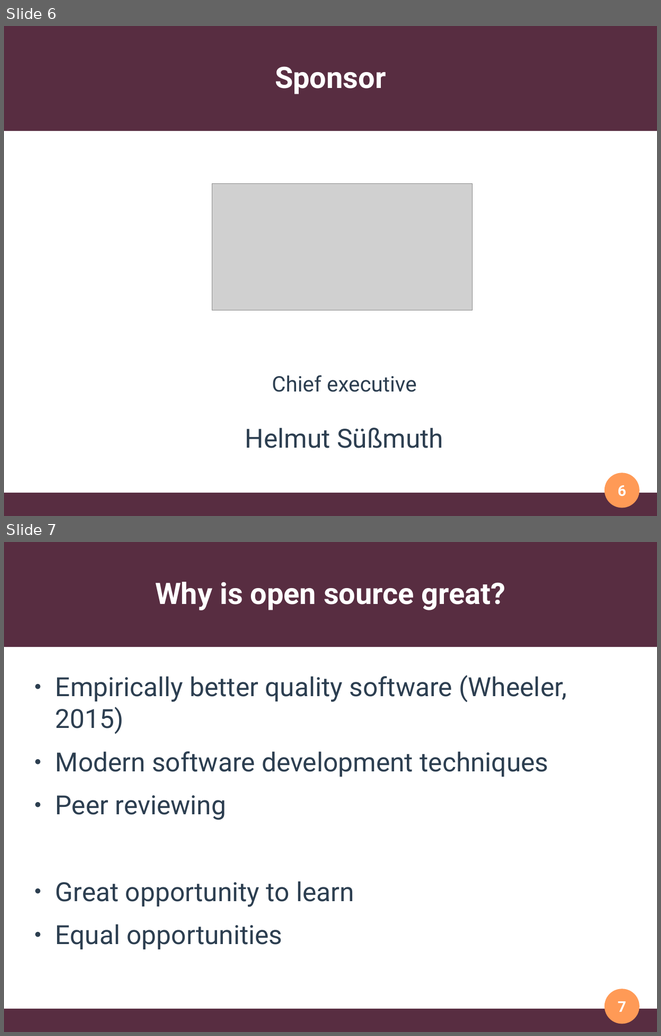
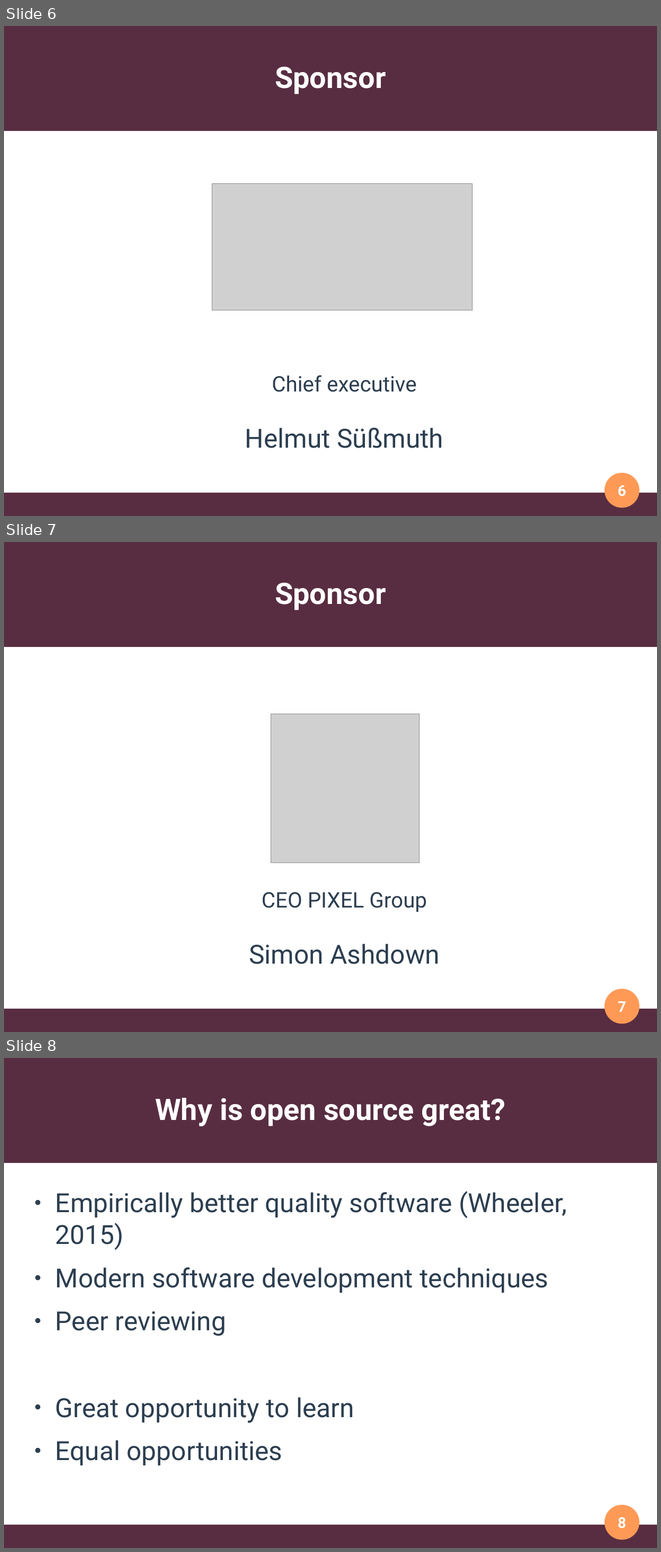
Before and after one commit to HacktoberfestMunich/Presentations, a slide deck: intro/intro.odp. Shown one above the other, each under a label of ours: slides 6 and 7 before the commit, slides 6, 7 and 8 after it. The pictures are 661x1036 and 661x1552 pixels, drawn with LibreOffice and Linux fonts; fonts in the diff are those of the drawing; grey boxes stand for pictures. Boxes give left, top, right and bottom in pixels: in the first picture for what was removed or moved away, otherwise in the second. Text is boxed around its words. In the diff, an @@ line names an element or a change of style, - is before the commit and + after.

```diff
--- a/intro/intro.odp
+++ b/intro/intro.odp
@@ slide 7 added at box(4, 542, 657, 1032), background #FFFFFF; not listed: 3 template elements that a slide beside it also shows @@
@@ title added at box(275, 582, 386, 610), 36 pt, text #FFFFFF, bold @@
+Sponsor
@@ picture added at box(271, 714, 420, 863) @@
@@ text added at box(249, 892, 440, 964), 26 pt, text #2C3E50 @@
+CEO PIXEL Group
+Simon Ashdown
@@ page number added at box(618, 1002, 626, 1012), 18 pt, text #FFFFFF, bold @@
+7
@@ what was slide 7 is now slide 8 @@
@@ page number at box(618, 1518, 626, 1529): text changed @@
-7
+8
```
Also in this commit, not shown: 1 other file.
